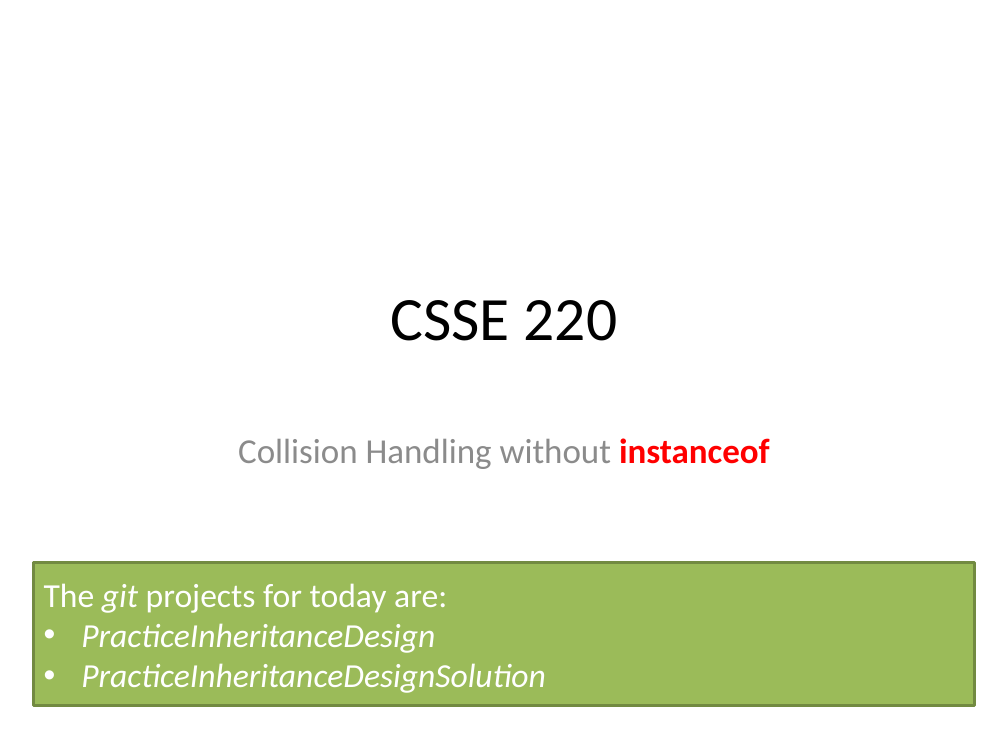
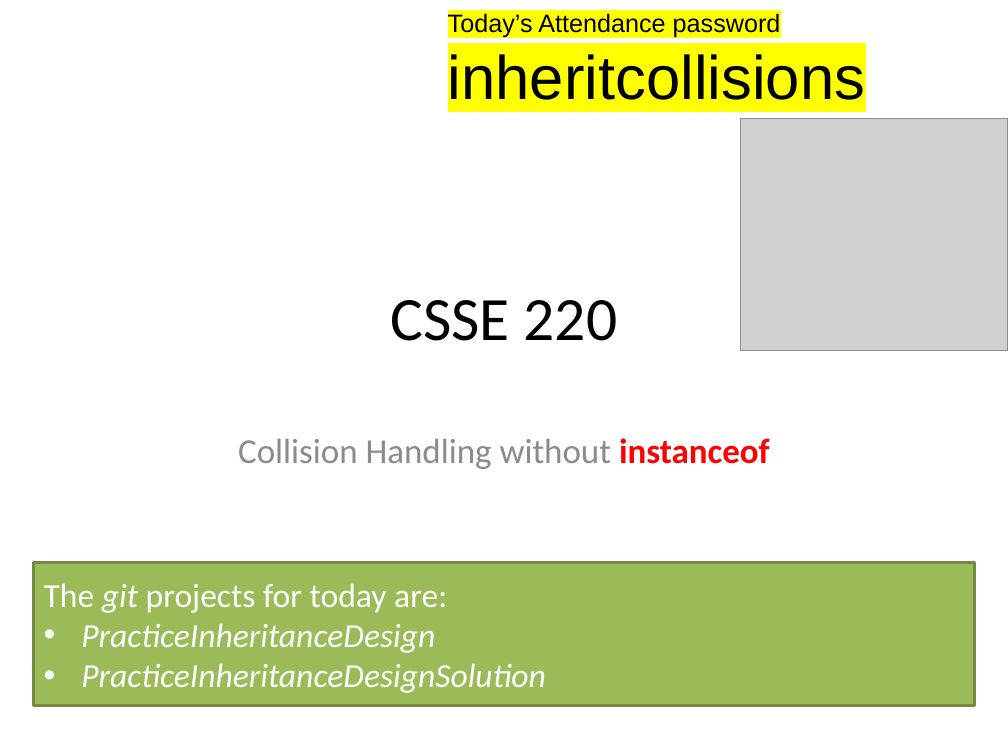
Before and after one commit to RHIT-CSSE/csse220, a slide deck: slide 1 of ClassMaterials/ProjectWorkday1/Slides/DesignInheritance.pptx. Drawn at 1008x756 pixels with LibreOffice and Linux fonts; fonts in the diff are those of the drawing; grey boxes stand for pictures. Boxes give left, top, right and bottom in pixels: in the first picture for what was removed or moved away, otherwise in the second. Text is boxed around its words. In the diff, an @@ line names an element or a change of style, - is before the commit and + after.

```diff
--- a/ClassMaterials/ProjectWorkday1/Slides/DesignInheritance.pptx
+++ b/ClassMaterials/ProjectWorkday1/Slides/DesignInheritance.pptx
@@ text added at (448,13,865,100), 18 pt, text #000000 @@
+Today’s Attendance password
+inheritcollisions
@@ picture added at (740,119,1008,351) @@
```
Also in this commit, not shown: 5 other slides changed, 4 slides added, 1 slide removed.
